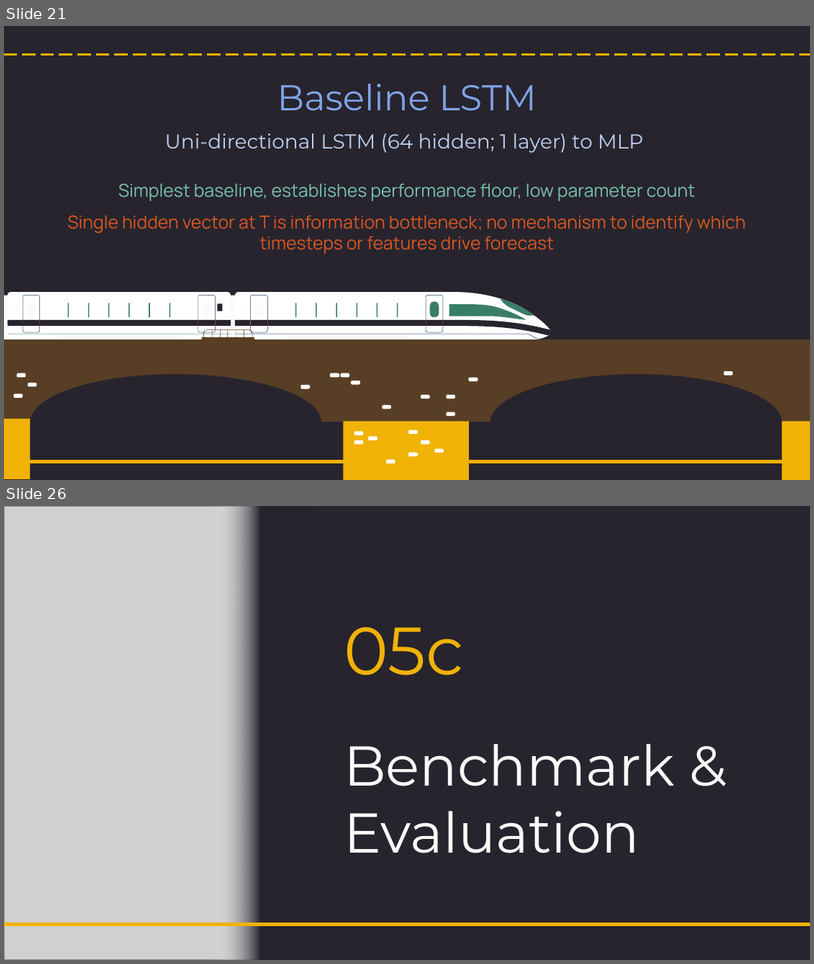
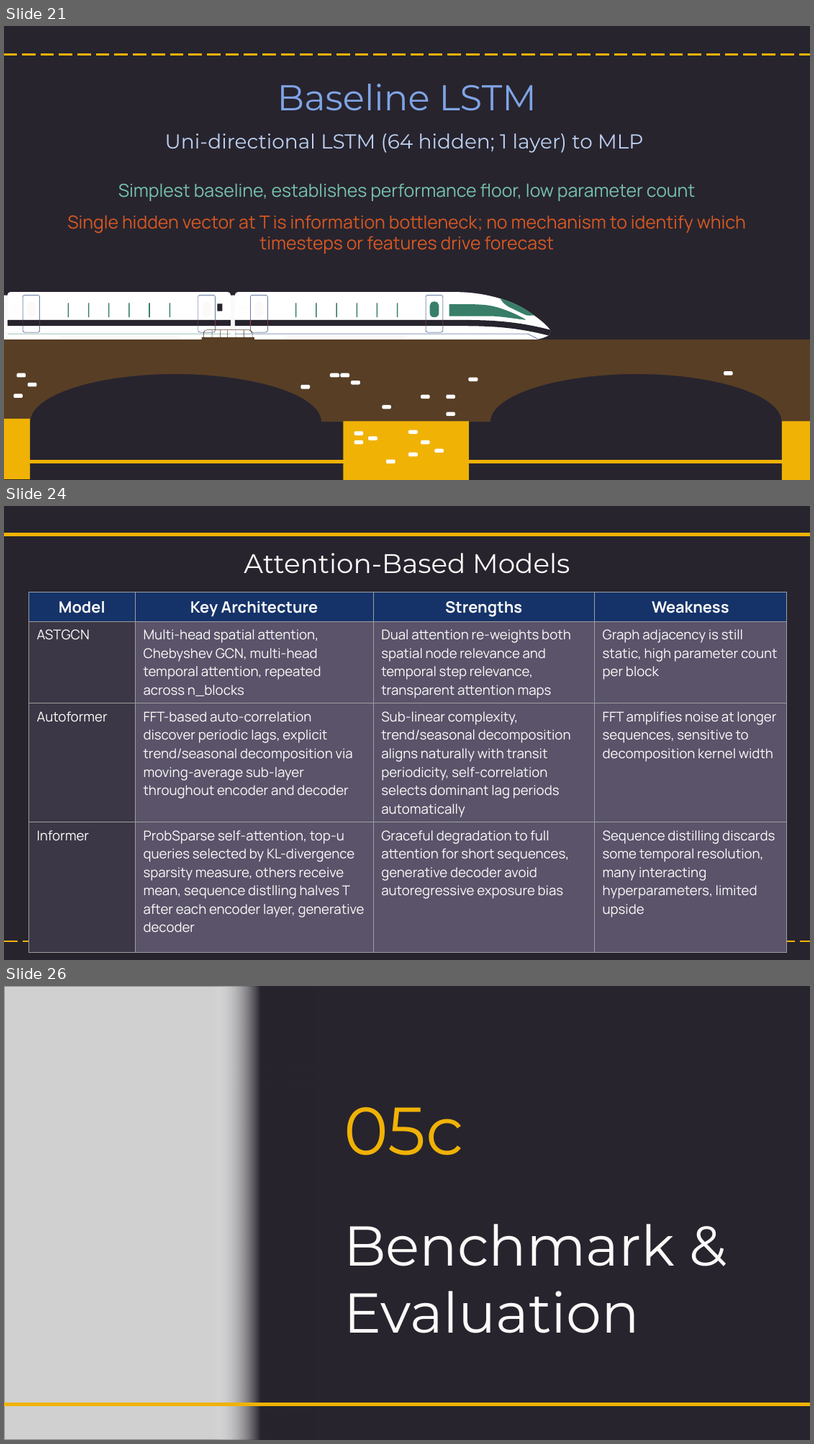
Before and after one commit to NightfuryEquinn/Ridership, a slide deck: docs/24202141_yipzixian_p1_presentation_revised.pptx. Shown one above the other, each under a label of ours: slides 21 and 26 before the commit, slides 21, 24 and 26 after it; the slides between them are not shown. The pictures are 814x964 and 814x1444 pixels, drawn with LibreOffice and Linux fonts; fonts in the diff are those of the drawing; grey boxes stand for pictures. Boxes give left, top, right and bottom in pixels: in the first picture for what was removed or moved away, otherwise in the second. Text is boxed around its words. In the diff, an @@ line names an element or a change of style, - is before the commit and + after.

Commit message:
feat: :recycle: Refactor feature align, sequence build, run pipeline, updated relevant markdown file

```diff
--- a/docs/24202141_yipzixian_p1_presentation_revised.pptx
+++ b/docs/24202141_yipzixian_p1_presentation_revised.pptx
@@ slide 24 added at [4,506,810,960], background #27242E @@
@@ line added from (4, 534) to (810, 534), #F0B205 3 pt @@
@@ text added at [244,553,570,573], 24 pt, text #FCFAF8 @@
+Attention-Based Models
@@ table added at [29,592,786,944], 4 rows, 4 columns @@
+Model | Key Architecture | Strengths | Weakness
+ASTGCN | Multi-head spatial attention, Chebyshev GCN, multi-head temporal attention, repeated across n_blocks | Dual attention re-weights both spatial node relevance and temporal step relevance, transparent attention maps | Graph adjacency is still static, high parameter count per block
+Autoformer | FFT-based auto-correlation discover periodic lags, explicit trend/seasonal decomposition via moving-average sub-layer throughout encoder and decoder | Sub-linear complexity, trend/seasonal decomposition aligns naturally with transit periodicity, self-correlation selects dominant lag periods automatically | FFT amplifies noise at longer sequences, sensitive to decomposition kernel width
+Informer | ProbSparse self-attention, top-u queries selected by KL-divergence sparsity measure, others receive mean, sequence distlling halves T after each encoder layer, generative decoder | Graceful degradation to full attention for short sequences, generative decoder avoid autoregressive exposure bias | Sequence distilling discards some temporal resolution, many interacting hyperparameters, limited upside
@@ line added from (4, 942) to (810, 942), #F0B205 1.5 pt dashed @@
```
Also in this commit, not shown: 3 slides changed, 1 other slide added, 2 slides removed, 41 other files.
